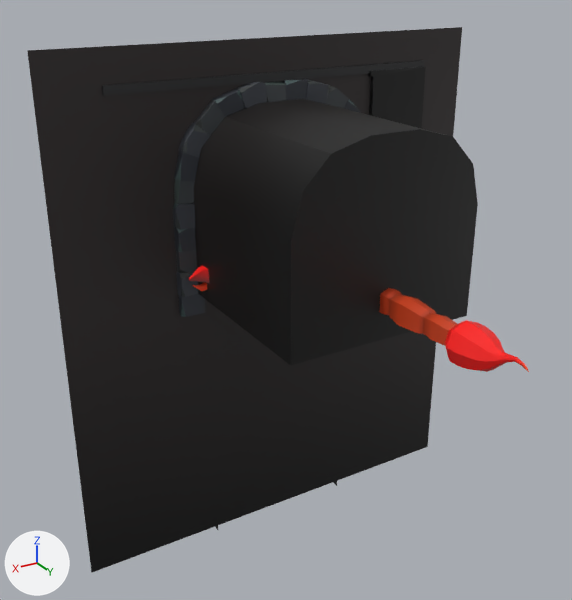
A saved change to the Blender file Art/Scorpion.blend.
Before and after are seen from a 50 mm lens placed at (24.7, 44.6, 17.1), pointed at (1.2, 5.5, -2.5). Lighting does not change. The marker at lower left points along +X, +Y and +Z.

In view in the first picture: 'Scorpion', 'Scorpion_Room'.
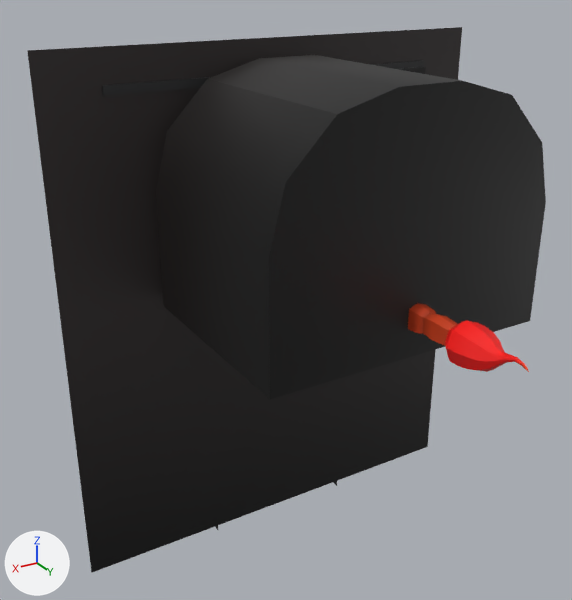
Pixel boxes (x1, y1, x2, y2) of what changed, in the pictures (572 x 600 px):
'Scorpion_Room', reshaped (15% wider): before (27, 27, 478, 572); after (27, 27, 546, 572)
part 1 of me_plane_004, built on: before (194, 99, 478, 365); after (156, 55, 546, 399)

The change, as a diff of the scene's bpy script:
```diff
--- a/Art/Scorpion.blend.py
+++ b/Art/Scorpion.blend.py
@@ me_plane_004 @@
 # used by ob_scorpion_room; location = (-0.01, 0.83, -0.09)
-me_plane_004.from_pydata(...)  # 2900 vertices, 2009 faces; spans x -14.3..14.5, y -11.1..13.3, z -20.6..13.0
+me_plane_004.from_pydata(...)  # 2910 vertices, 2019 faces; spans x -14.3..14.5, y -11.1..15.7, z -20.6..13.0
+# me_plane_004 part 1
+# 10 faces are deleted
+# 10 vertices move from x -5.8..6.1, y 13.3, z -1.8..9.4 to x -8.4..8.7, y 15.7, z -1.8..12.0
+# 10 new vertices lie (0.0, -12.7, 0.0) away from vertices in x -5.8..6.1, y 13.3, z -1.8..9.4
+# 20 new faces join them
 me_plane_004.materials.append(mat_vertex_colours)
```
